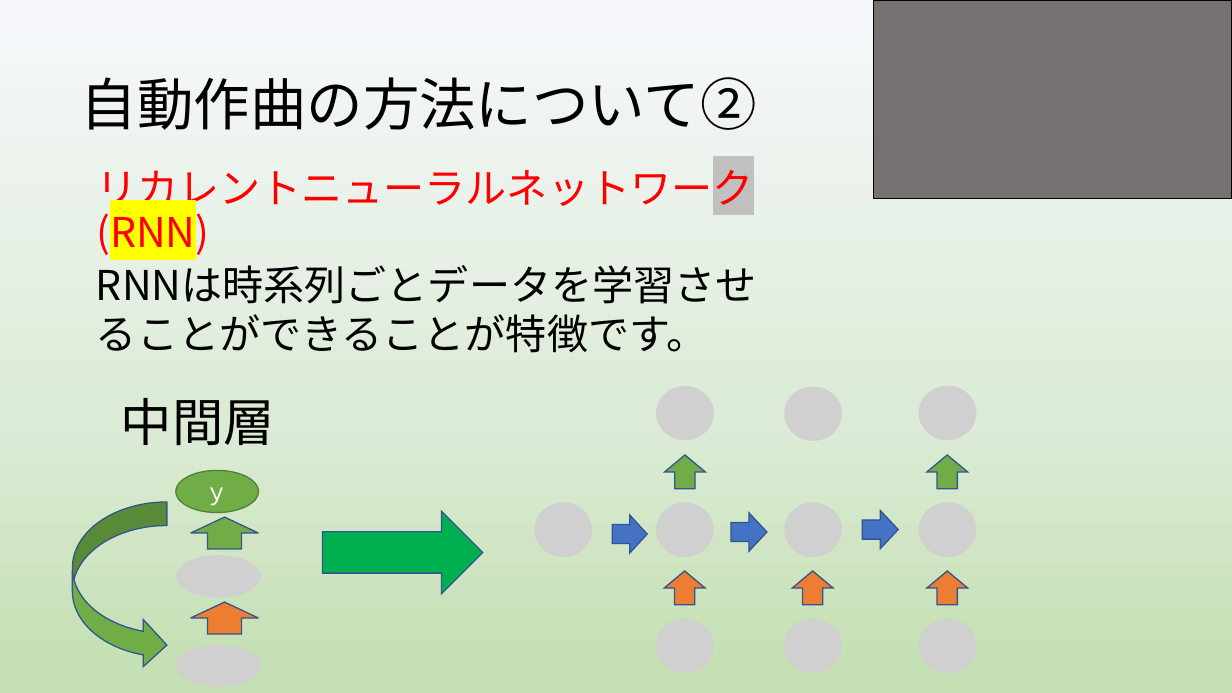
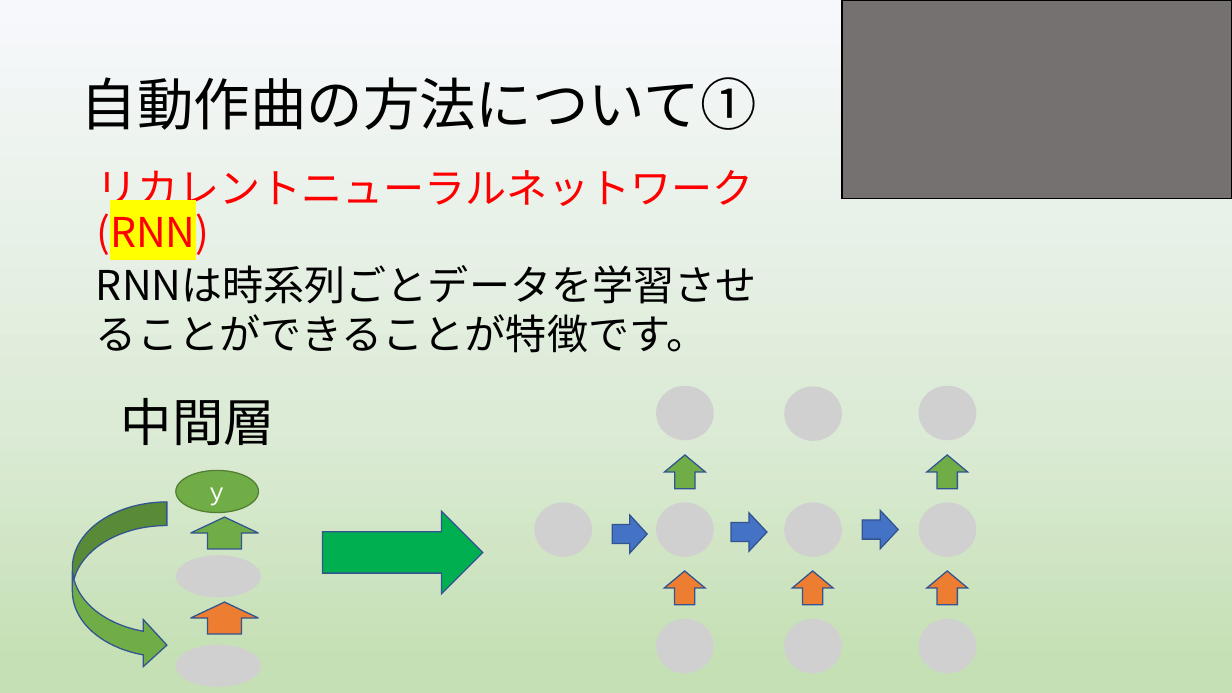
Before and after one commit to yoshitake266/bitComposer_prj, a slide deck: slide 7 of presentation/graduation/bit Composer3 .pptx. Drawn at 1232x693 pixels with LibreOffice and Linux fonts; fonts in the diff are those of the drawing; grey boxes stand for pictures. Boxes give left, top, right and bottom in pixels: in the first picture for what was removed or moved away, otherwise in the second. Text is boxed around its words. In the diff, an @@ line names an element or a change of style, - is before the commit and + after.

```diff
--- a/presentation/graduation/bit Composer3 .pptx
+++ b/presentation/graduation/bit Composer3 .pptx
@@ rectangle resized from (x1=873, y1=0, x2=1232, y2=199) to (x1=842, y1=0, x2=1232, y2=199) @@
@@ title at (x1=81, y1=77, x2=757, y2=130): text changed @@
-自動作曲の方法について②
+自動作曲の方法について①
@@ text "リカレントニューラルネットワーク(RNN)" at (x1=96, y1=170, x2=753, y2=258): highlight #C0C0C0 to none in "リカレントニューラルネットワーク(RNN)" @@
```
Also in this commit, not shown: 10 other slides changed, 2 slides added, 1 slide removed.
